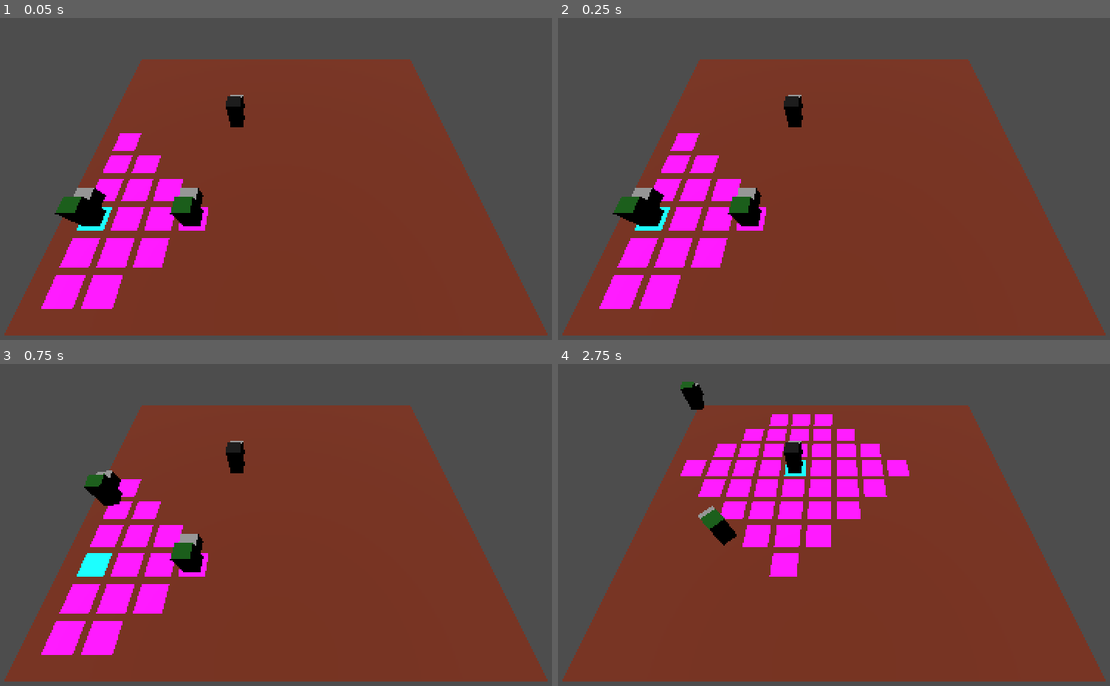
Above: before the commit, frames 1-4 (two rows, left to right).
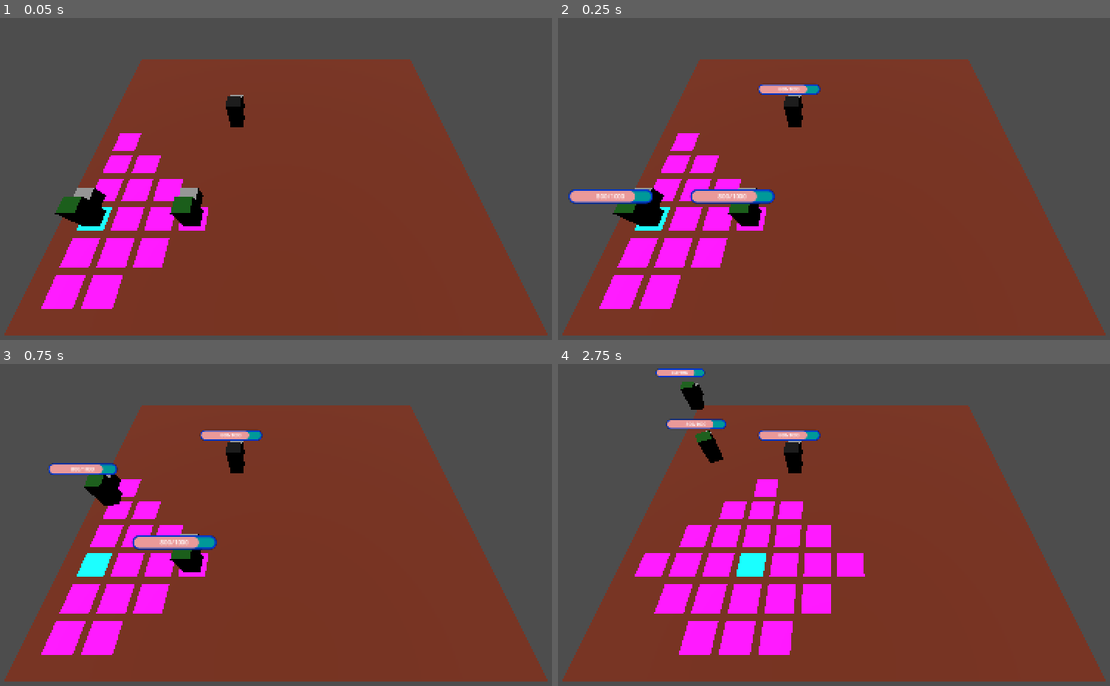
Above: after the commit, the same moments.

Repository: PanKibli0/PRO_grafika
Game: Godot game, scene res://battle.tscn
Same seed, same stepped clock (60 frames per second), same inputs: the game is played once before the commit and once after it.
Inputs (mouse positions are in pixels of both pictures, inside the frame that each line leads up to):
- Up to frame 1 (0.05 s): no input
- Up to frame 2 (0.25 s): no input
- Up to frame 3 (0.75 s): tap Enter at 0.5 s; move the mouse to (408, 512) at 0.52 s; press the mouse at (408, 512) at 0.53 s; hold Right (ui_right) from 0.53 s (still down)
- Up to frame 4 (2.75 s): move the mouse to (718, 544) at 1.27 s; release Right (ui_right) at 1.28 s; release the mouse at (718, 544) at 1.28 s; hold Down (ui_down) 1.28-2.03 s; click (718, 544) at 1.35 s; tap Space at 2 s; move the mouse to (894, 454) at 2.02 s; hold Right (ui_right) from 2.03 s (still down); hold Page Down (camera_zoom_down) from 2.03 s (still down); click (894, 454) at 2.3 s

Frame 1 is identical in both runs. In frame 2, 1.7% of the frame differs, in the area x 1-48%, y 20-58%; in frame 3, 1.5%; in frame 4, 13%, in the area x 13-64%, y 1-91%.

Commit message:
hp bar jeszcze nie dokonca

Diff:
--- /dev/null
+++ b/bar.tscn
@@ -0,0 +1,60 @@
+[gd_scene load_steps=3 format=3 uid="uid://b2hklr1sr2s2x"]
+
+[sub_resource type="StyleBoxFlat" id="StyleBoxFlat_7idgk"]
+bg_color = Color(0, 0.6, 0.6, 1)
+border_width_left = 5
+border_width_top = 5
+border_width_right = 5
+border_width_bottom = 5
+border_color = Color(0, 0.211765, 0.8, 1)
+corner_radius_top_left = 15
+corner_radius_top_right = 15
+corner_radius_bottom_right = 15
+corner_radius_bottom_left = 15
+expand_margin_left = 4.0
+expand_margin_top = 4.0
+expand_margin_right = 4.0
+expand_margin_bottom = 4.0
+
+[sub_resource type="StyleBoxFlat" id="StyleBoxFlat_qyha7"]
+bg_color = Color(0.917647, 0.6, 0.6, 1)
+corner_radius_top_left = 15
+corner_radius_top_right = 15
+corner_radius_bottom_right = 15
+corner_radius_bottom_left = 15
+
+[node name="Bar" type="ProgressBar"]
+custom_minimum_size = Vector2(50, 10)
+anchors_preset = 8
+anchor_left = 0.5
+anchor_top = 0.5
+anchor_right = 0.5
+anchor_bottom = 0.5
+offset_left = -100.0
+offset_top = -13.5
+offset_right = 100.0
+offset_bottom = 13.5
+grow_horizontal = 2
+grow_vertical = 2
+theme_override_styles/background = SubResource("StyleBoxFlat_7idgk")
+theme_override_styles/fill = SubResource("StyleBoxFlat_qyha7")
+value = 80.0
+show_percentage = false
+
+[node name="Label" type="Label" parent="."]
+custom_minimum_size = Vector2(0, 10)
+layout_mode = 1
+anchors_preset = 8
+anchor_left = 0.5
+anchor_top = 0.5
+anchor_right = 0.5
+anchor_bottom = 0.5
+offset_left = -40.0
+offset_top = -12.5
+offset_right = 40.0
+offset_bottom = 10.5
+grow_horizontal = 2
+grow_vertical = 2
+text = "800/1000"
+horizontal_alignment = 1
+vertical_alignment = 1
--- a/grid.gd
+++ b/grid.gd
@@ -1,7 +1,7 @@
 extends GridMap
 
 var grid_size: Vector2i = Vector2i(12, 10)
-var selected_cell: Vector3i = Vector3i.ZERO
+var selected_cell: Vector3i = Vector3i(-1,-1,-1)
 
 func draw_move(middle: Vector3i, movement: int):
 	for x in range(-movement,movement+1):
@@ -17,6 +17,14 @@
 
 func clear_grid():
 	var used_cells = get_used_cells()
-
+	selected_cell = Vector3i(-1,-1,-1)
 	for cell in used_cells:
 		set_cell_item(cell, -1)
+
+
+func select_cell(cell: Vector3i):
+	if cell != selected_cell and get_cell_item(cell) == 0:
+		if selected_cell != Vector3i(-1, -1, -1):
+			set_cell_item(selected_cell, 0)
+		selected_cell = cell
+		set_cell_item(selected_cell, 1)
--- a/mouse_controller.gd
+++ b/mouse_controller.gd
@@ -4,16 +4,14 @@
 @onready var camera =  %Camera
 @onready var unit: Unit = null
 
-var selected_cell := Vector3i(-1,-1,-1)
-
 func _input(event):
 	if event is InputEventMouseMotion:
 		var cell = _get_tile_at_mouse_position(event.position)
-		select_cell(cell)
+		grid.select_cell(cell)
 
 	if event.is_action_pressed("LMB") and !unit.is_moving:
 		var cell = _get_tile_at_mouse_position(event.position)
-		selected_cell = Vector3i(-1,-1,-1)
+		#grid.selected_cell = Vector3i(-1,-1,-1)
 		if cell != Vector3i(unit.target_position):
 			var target_position = grid.map_to_local(cell)
 			unit.move(target_position) # PORUSZANIE AKTYWNA JEDNSOTKA
@@ -31,12 +29,12 @@
 	if result.has("position"):
 		return grid.local_to_map(result.position)
 
-	return selected_cell
+	return grid.selected_cell
 
 
-func select_cell(cell: Vector3i):
-	if cell != selected_cell and grid.get_cell_item(cell) == 0:
-		if selected_cell != Vector3i(-1,-1,-1):
-			grid.set_cell_item(selected_cell, 0)
-		selected_cell = cell
-		grid.set_cell_item(selected_cell, 1)
+#func select_cell(cell: Vector3i):
+	#if cell != selected_cell and grid.get_cell_item(cell) == 0:
+		#if selected_cell != Vector3i(-1,-1,-1):
+			#grid.set_cell_item(selected_cell, 0)
+		#selected_cell = cell
+		#grid.set_cell_item(selected_cell, 1)
--- a/units/unit.gd
+++ b/units/unit.gd
@@ -8,6 +8,7 @@
 
 var target_position: Vector3
 var actual_health: int
+var amount: int = 1
 var speed = 8.0
 var is_moving := false
 var tween: Tween = null
--- a/units/unit.tscn
+++ b/units/unit.tscn
@@ -1,7 +1,8 @@
-[gd_scene load_steps=8 format=3 uid="uid://bq2ur7tssc2y3"]
+[gd_scene load_steps=10 format=3 uid="uid://bq2ur7tssc2y3"]
 
 [ext_resource type="Script" uid="uid://c4we5ic1upvog" path="res://units/unit.gd" id="1_btf8p"]
 [ext_resource type="Script" uid="uid://cukyhyanl175x" path="res://units/unit_stats.gd" id="2_gxe1c"]
+[ext_resource type="PackedScene" uid="uid://b2hklr1sr2s2x" path="res://bar.tscn" id="3_xx66i"]
 
 [sub_resource type="Resource" id="Resource_xx66i"]
 script = ExtResource("2_gxe1c")
@@ -26,6 +27,9 @@
 material = SubResource("StandardMaterial3D_gxe1c")
 size = Vector3(1, 2, 1)
 
+[sub_resource type="ViewportTexture" id="ViewportTexture_xx66i"]
+viewport_path = NodePath("HP/SubViewport")
+
 [node name="Unit" type="CharacterBody3D"]
 motion_mode = 1
 script = ExtResource("1_btf8p")
@@ -46,3 +50,14 @@
 transform = Transform3D(0.5, 0, 0, 0, 0.5, 0, 0, 0, 0.5, 0, 1, 0)
 layers = 2
 mesh = SubResource("BoxMesh_xx66i")
+
+[node name="HP" type="Sprite3D" parent="."]
+transform = Transform3D(1, 0, 0, 0, 1, 0, 0, 0, 1, 0, 2, 0)
+billboard = 1
+texture = SubResource("ViewportTexture_xx66i")
+
+[node name="SubViewport" type="SubViewport" parent="HP"]
+disable_3d = true
+transparent_bg = true
+
+[node name="Bar" parent="HP/SubViewport" instance=ExtResource("3_xx66i")]
